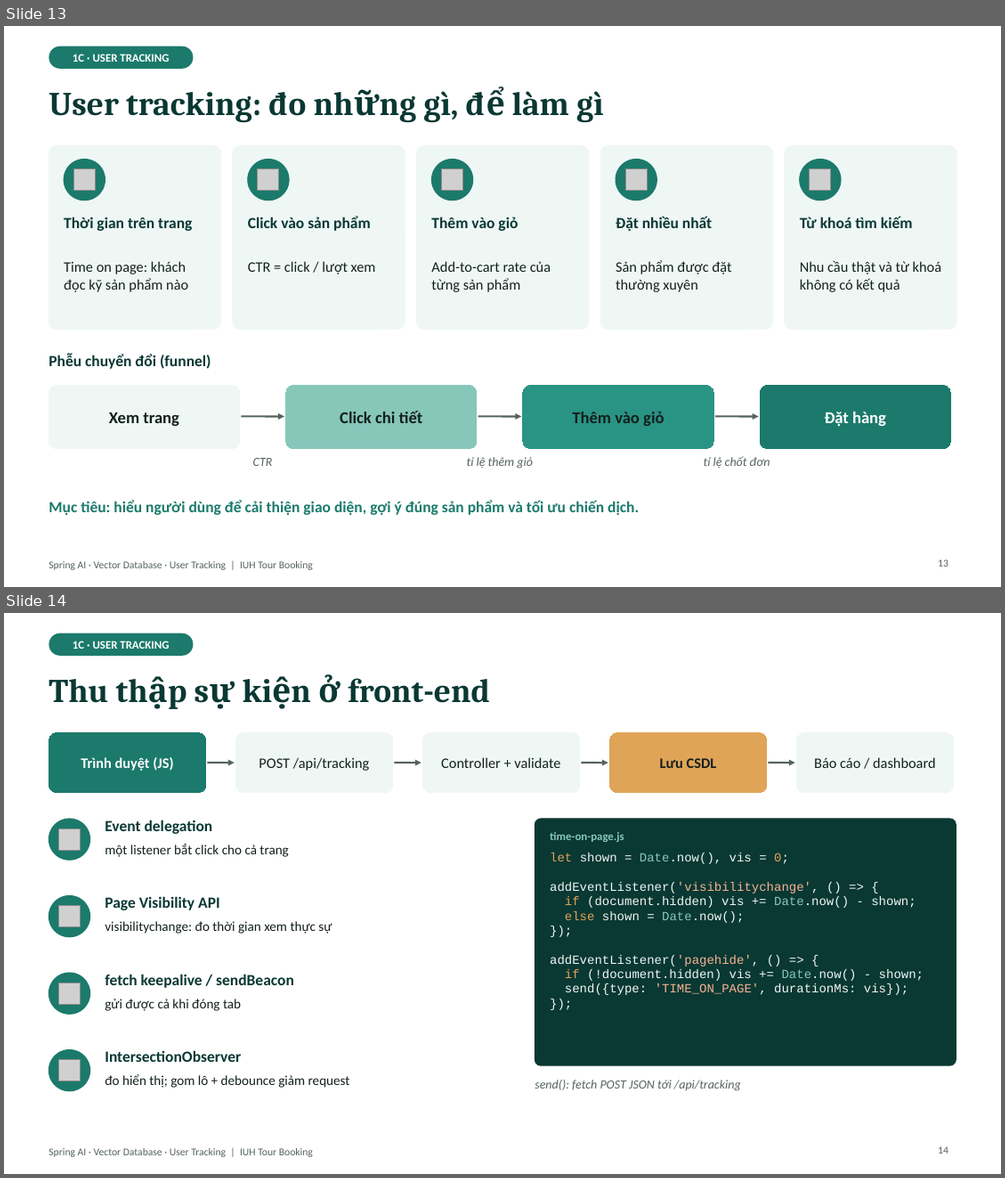
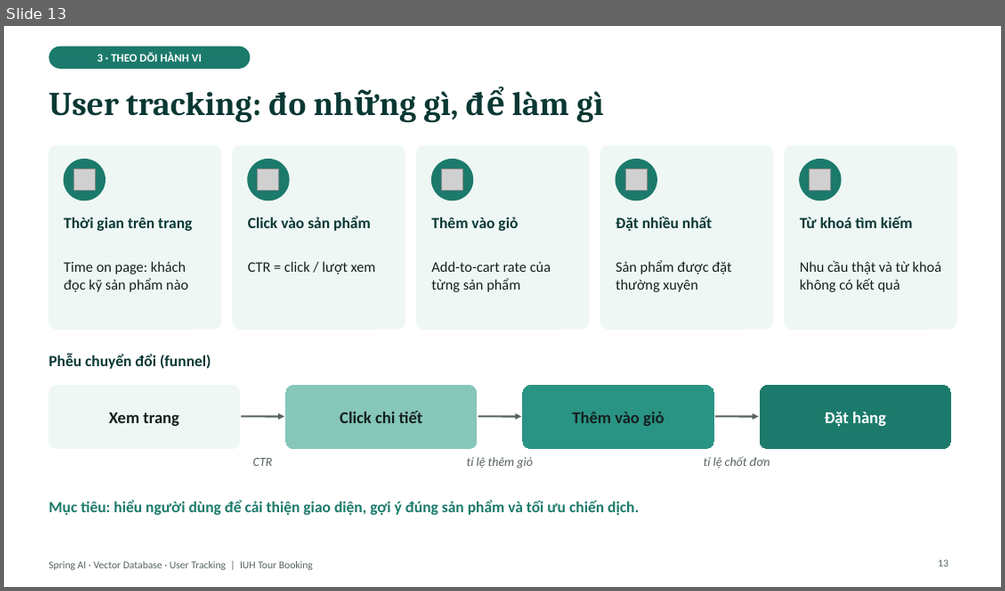
Before and after one commit to kanele05/project_www, a slide deck: docs/presentation/SpringAI_VectorDB_UserTracking.pptx. Shown one above the other, each under a label of ours: slides 13 and 14 before the commit, slide 13 after it. The pictures are 1005x1178 and 1005x591 pixels, drawn with LibreOffice and Linux fonts; fonts in the diff are those of the drawing; grey boxes stand for pictures. Boxes give left, top, right and bottom in pixels: in the first picture for what was removed or moved away, otherwise in the second. Text is boxed around its words. In the diff, an @@ line names an element or a change of style, - is before the commit and + after.

```diff
--- a/docs/presentation/SpringAI_VectorDB_UserTracking.pptx
+++ b/docs/presentation/SpringAI_VectorDB_UserTracking.pptx
@@ slide 14 removed at (4,613,1001,1174), background #FFFFFF; not listed: 1 template element that a slide beside it also shows @@
@@ rounded rectangle removed at (48,633,194,656) @@
-1C · USER TRACKING
@@ title removed at (48,674,489,703) @@
-Thu thập sự kiện ở front-end
@@ rounded rectangle removed at (48,732,206,793) @@
-Trình duyệt (JS)
@@ rounded rectangle removed at (235,732,393,793) @@
-POST /api/tracking
@@ rounded rectangle removed at (423,732,580,793) @@
-Controller + validate
@@ rounded rectangle removed at (610,732,767,793) @@
-Lưu CSDL
@@ rounded rectangle removed at (797,732,954,793) @@
-Báo cáo / dashboard
@@ arrow removed from (208, 763) to (235, 763) @@
@@ arrow removed from (395, 763) to (421, 763) @@
@@ arrow removed from (582, 763) to (608, 763) @@
@@ arrow removed from (769, 763) to (795, 763) @@
@@ ellipse removed at (48,819,90,860) @@
@@ text removed at (105,819,213,834) @@
-Event delegation
@@ rounded rectangle removed at (535,819,956,1065) @@
@@ picture removed at (58,828,81,850) @@
@@ text removed at (105,844,288,857) @@
-một listener bắt click cho cả trang
@@ text removed at (550,832,624,842) @@
-time-on-page.js
@@ text removed at (550,852,923,995) @@
-let shown = Date.now(), vis = 0;
-addEventListener('visibilitychange', () => {
-if (document.hidden) vis += Date.now() - shown;
-else shown = Date.now();
-});
-addEventListener('pagehide', () => {
-if (!document.hidden) vis += Date.now() - shown;
-send({type: 'TIME_ON_PAGE', durationMs: vis});
-});
@@ ellipse removed at (48,896,90,937) @@
@@ picture removed at (58,906,81,927) @@
@@ text removed at (105,896,220,910) @@
-Page Visibility API
@@ text removed at (105,921,332,933) @@
-visibilitychange: đo thời gian xem thực sự
@@ ellipse removed at (48,973,90,1013) @@
@@ picture removed at (58,982,81,1004) @@
@@ text removed at (105,973,294,988) @@
-fetch keepalive / sendBeacon
@@ text removed at (105,998,241,1011) @@
-gửi được cả khi đóng tab
@@ ellipse removed at (48,1050,90,1091) @@
@@ picture removed at (58,1060,81,1081) @@
@@ text removed at (105,1050,241,1062) @@
-IntersectionObserver
@@ text removed at (105,1074,350,1087) @@
-đo hiển thị; gom lô + debounce giảm request
@@ text removed at (534,1079,741,1091) @@
-send(): fetch POST JSON tới /api/tracking
@@ page number removed at (938,1146,948,1153) @@
-14
@@ slide 13 changed as well @@
@@ rounded rectangle "3 · THEO DÕI HÀNH ...": place and size @@
-rounded rectangle "3 · THEO DÕI HÀNH ..." at (48,46,194,69)
+rounded rectangle "3 · THEO DÕI HÀNH ..." at (48,46,250,69)
@@ text in rounded rectangle at (97,52,202,62): text changed @@
-1C · USER TRACKING
+3 · THEO DÕI HÀNH VI
```
Also in this commit, not shown: 17 other slides changed, 14 other slides removed.
